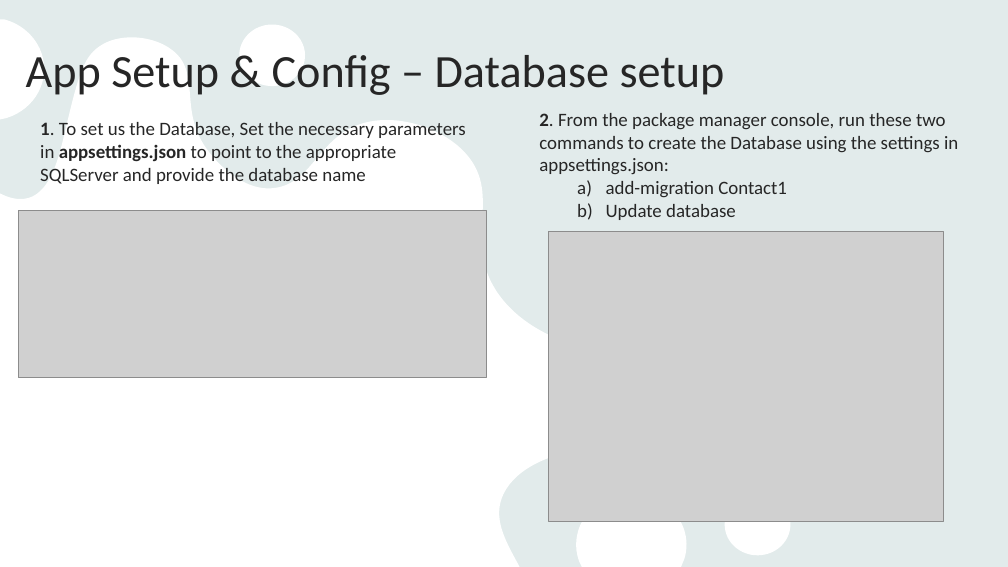
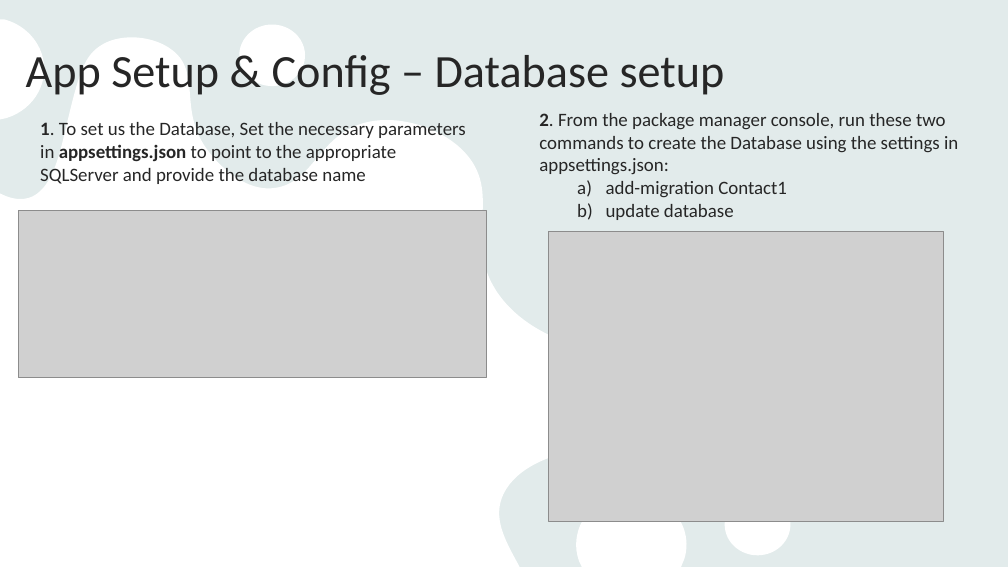
Before and after one commit to habeeb-omotunde/FinalProject_BDAT1001, a slide deck: slide 11 of Group 2 Presentation.pptx. Drawn at 1008x567 pixels with LibreOffice and Linux fonts; fonts in the diff are those of the drawing; grey boxes stand for pictures. Boxes give left, top, right and bottom in pixels: in the first picture for what was removed or moved away, otherwise in the second. Text is boxed around its words. In the diff, an @@ line names an element or a change of style, - is before the commit and + after.

```diff
--- a/Group 2 Presentation.pptx
+++ b/Group 2 Presentation.pptx
@@ text at bbox=[606, 204, 734, 220]: text changed @@
-  b) Update database
+  b) update database
```
Also in this commit, not shown: 4 other slides changed.
